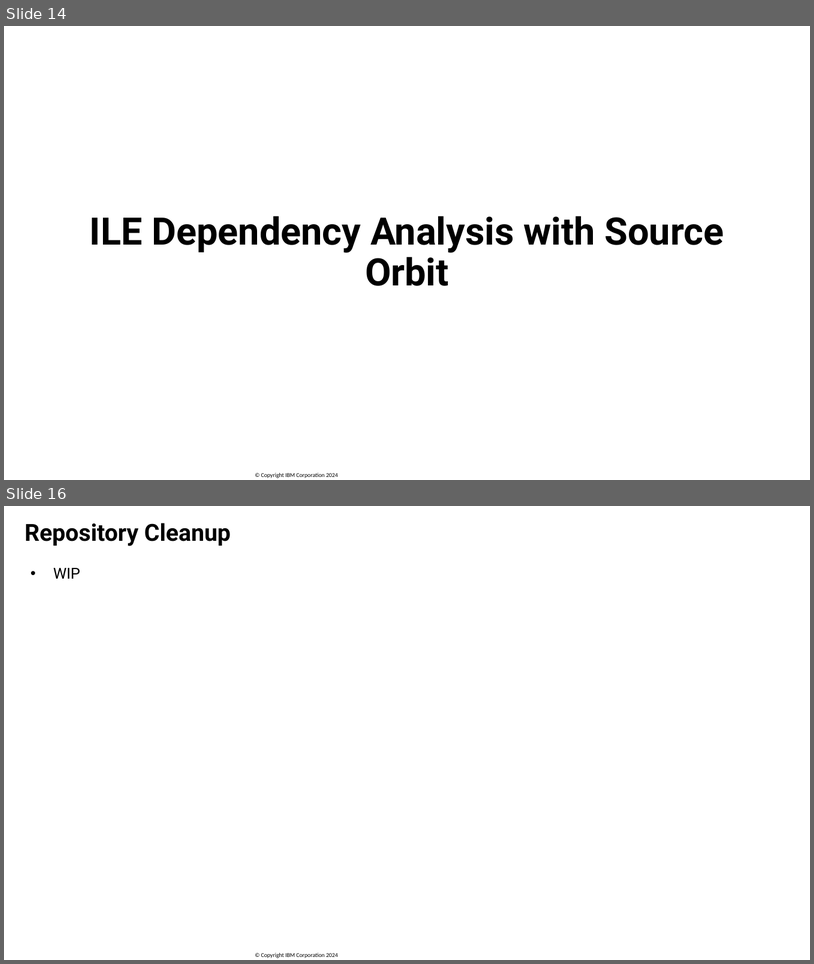
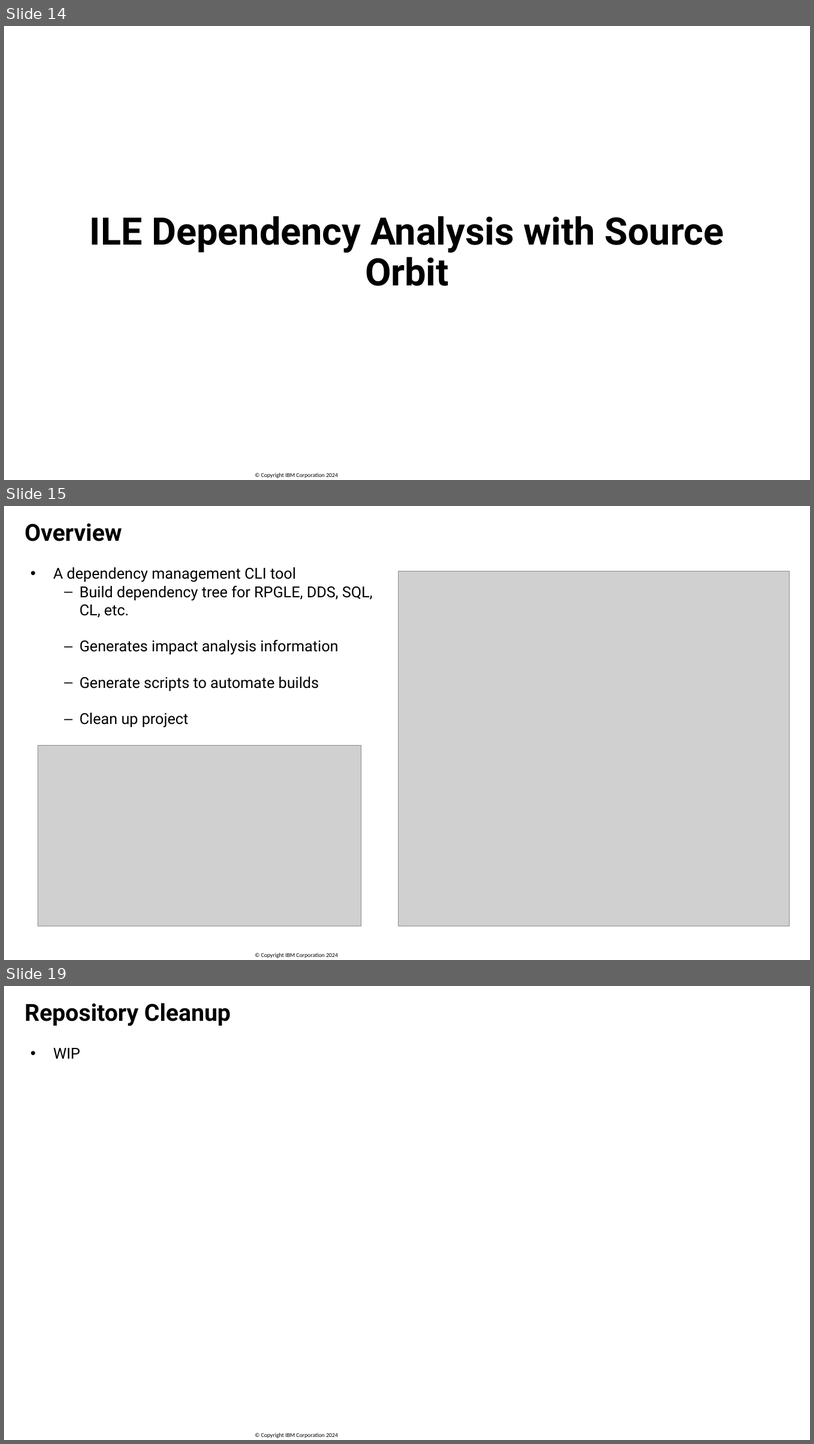
Before and after one commit to SanjulaGanepola/ibmi-talks, a slide deck: Automating Builds in Git on IBM i/Automating-Builds-in-Git-on-IBM-i.pptx. Shown one above the other, each under a label of ours: slides 14 and 16 before the commit, slides 14, 15 and 19 after it; the slides between them are not shown. The pictures are 814x964 and 814x1444 pixels, drawn with LibreOffice and Linux fonts; fonts in the diff are those of the drawing; grey boxes stand for pictures; background and template pictures are left out. Boxes give left, top, right and bottom in pixels: in the first picture for what was removed or moved away, otherwise in the second. Text is boxed around its words. In the diff, an @@ line names an element or a change of style, - is before the commit and + after.

```diff
--- a/Automating Builds in Git on IBM i/Automating-Builds-in-Git-on-IBM-i.pptx
+++ b/Automating Builds in Git on IBM i/Automating-Builds-in-Git-on-IBM-i.pptx
@@ slide 15 added at <box>4,506,810,960</box>, background #FFFFFF; not listed: 1 template element that a slide beside it also shows @@
@@ title added at <box>24,523,122,541</box>, 28 pt, text #000000, bold @@
+Overview
@@ text added at <box>53,567,373,727</box>, 18 pt, text #000000 @@
+• A dependency management CLI tool
+  – Build dependency tree for RPGLE, DDS, SQL, CL, etc.
+  – Generates impact analysis information
+  – Generate scripts to automate builds
+  – Clean up project
@@ picture added at <box>398,571,790,927</box> @@
@@ picture added at <box>38,745,361,926</box> @@
@@ what was slide 16 is now slide 19 @@
```
Also in this commit, not shown: 3 slides changed, 4 other slides added, 1 slide removed, 1 other file.
